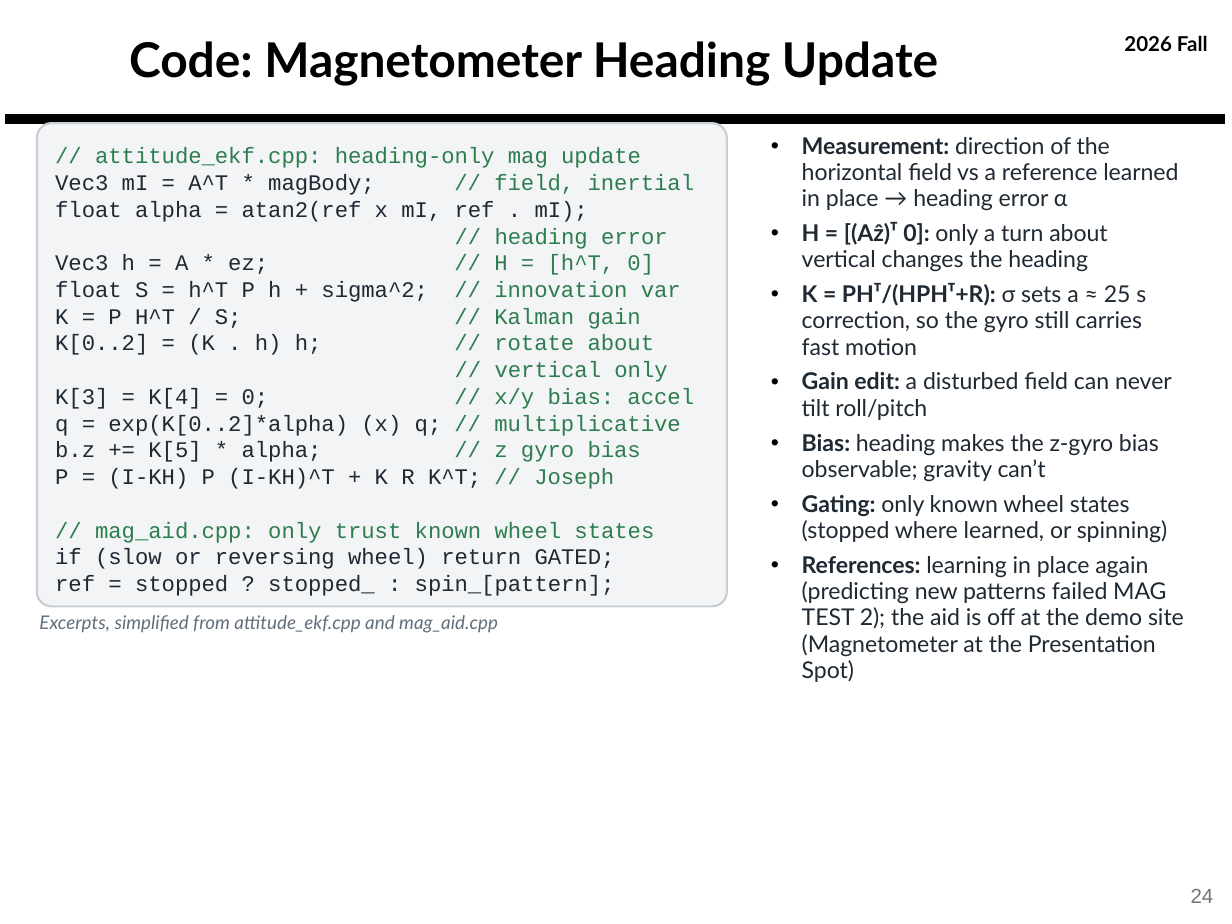
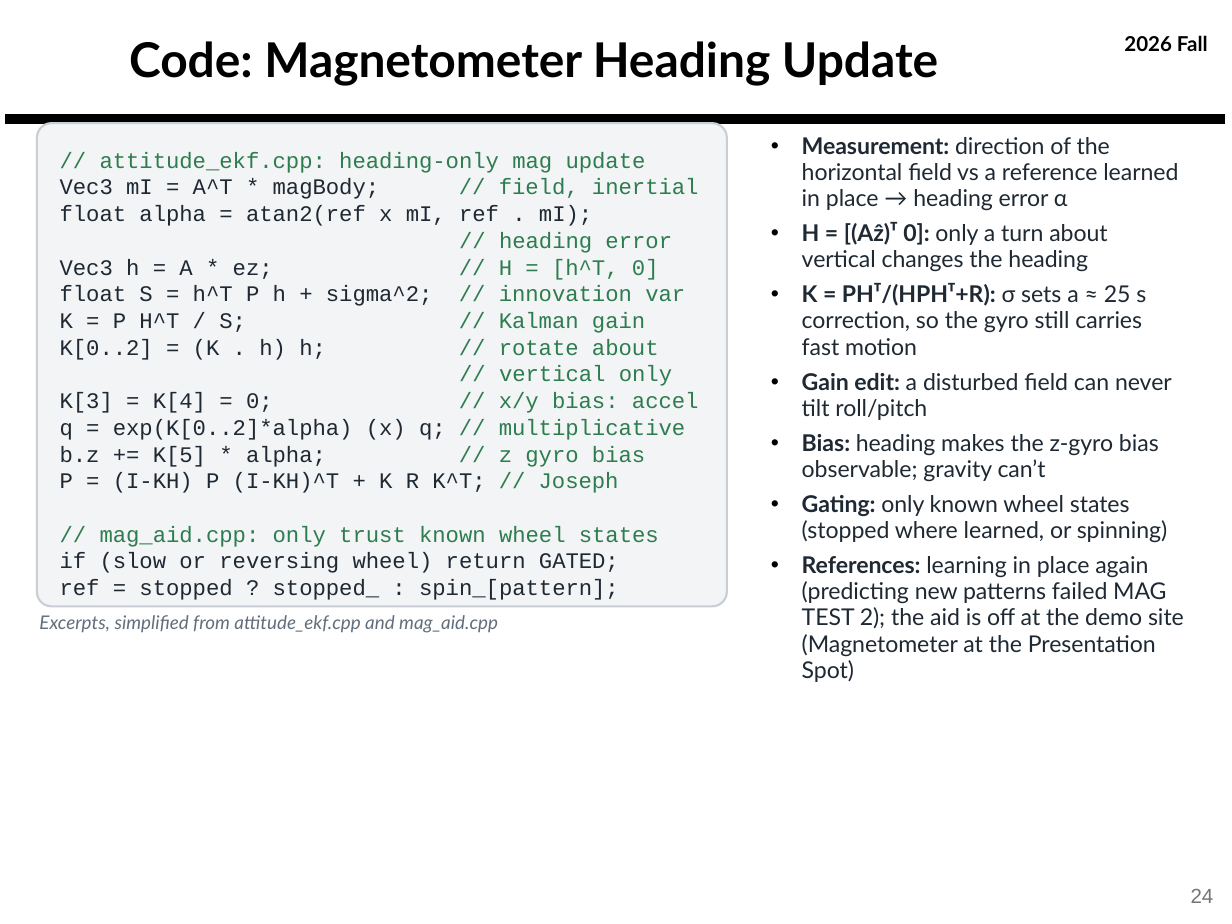
Before and after one commit to derek-weissinger-usafa/Astro-331-Lab-8, a slide deck: slide 24 of Reports/Astro 331 Lab 8_2_3 Body Final Pres.pptx. Drawn at 1232x924 pixels with LibreOffice and Linux fonts; fonts in the diff are those of the drawing; background and template pictures are left out. Boxes give left, top, right and bottom in pixels: in the first picture for what was removed or moved away, otherwise in the second. Text is boxed around its words. In the diff, an @@ line names an element or a change of style, - is before the commit and + after.

```diff
--- a/Reports/Astro 331 Lab 8_2_3 Body Final Pres.pptx
+++ b/Reports/Astro 331 Lab 8_2_3 Body Final Pres.pptx
@@ text removed at [55, 147, 695, 596] @@
-// attitude_ekf.cpp: heading-only mag update
-Vec3 mI = A^T * magBody; // field, inertial
-float alpha = atan2(ref x mI, ref . mI);
-// heading error
-Vec3 h = A * ez; // H = [h^T, 0]
-float S = h^T P h + sigma^2; // innovation var
-K = P H^T / S; // Kalman gain
-K[0..2] = (K . h) h; // rotate about
-// vertical only
-K[3] = K[4] = 0; // x/y bias: accel
-q = exp(K[0..2]*alpha) (x) q; // multiplicative
-b.z += K[5] * alpha; // z gyro bias
-P = (I-KH) P (I-KH)^T + K R K^T; // Joseph
-// mag_aid.cpp: only trust known wheel states
-if (slow or reversing wheel) return GATED;
-ref = stopped ? stopped_ : spin_[pattern];
@@ text in rounded rectangle at [60, 152, 699, 600]: text added @@
+// attitude_ekf.cpp: heading-only mag update
+Vec3 mI = A^T * magBody; // field, inertial
+float alpha = atan2(ref x mI, ref . mI);
+// heading error
+Vec3 h = A * ez; // H = [h^T, 0]
+float S = h^T P h + sigma^2; // innovation var
+K = P H^T / S; // Kalman gain
+K[0..2] = (K . h) h; // rotate about
+// vertical only
+K[3] = K[4] = 0; // x/y bias: accel
+q = exp(K[0..2]*alpha) (x) q; // multiplicative
+b.z += K[5] * alpha; // z gyro bias
+P = (I-KH) P (I-KH)^T + K R K^T; // Joseph
+// mag_aid.cpp: only trust known wheel states
+if (slow or reversing wheel) return GATED;
+ref = stopped ? stopped_ : spin_[pattern];
```
Also in this commit, not shown: 14 other slides changed, 3 other files.
